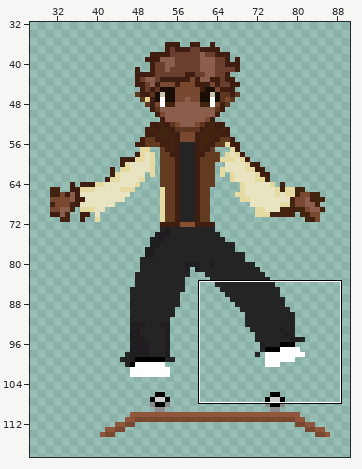
Pixel-art file -- Acesprite/Skateboard/Skateboard_Heelflip.aseprite. The first picture is a wide view before the edit; the outline marks the close-up.
Close-up. Before the commit:
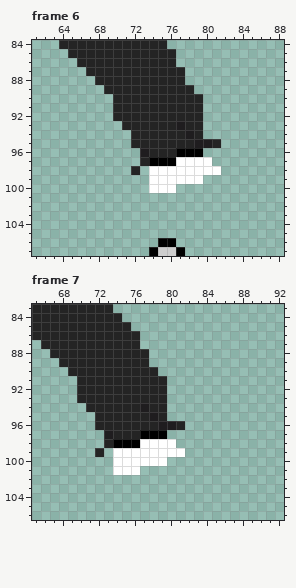
128x128 pixels, 9 frames. Colours within 5 levels of each other are drawn and written as one. Shown: frame 6: x 61..88, y 84..107; frame 7: x 65..92, y 83..106. The wide view leaves out empty margins. The commit also changed other frames or places, which this record leaves out.
Once edited:
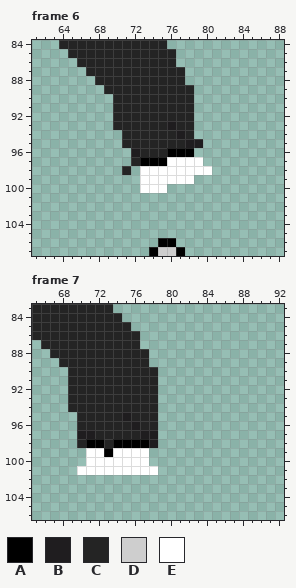
Palette (. is transparent): A #000000  B #1f1d1f  C #242424  D #cecece  E #ffffff
Change:
Frame 6, layer "Layer 1":
The author changed colour C to colour A in row 96 at x 76; in row 97 at x 73.
Colour B now appears in row 96 at x 72.
The author changed colour C to colour B in row 93 at x 76; in row 94 at x 77; in row 95 at x 78.
Colour C now appears in row 93 at x 70; in rows 94 to 95 at x 71; in row 97 at x 72; in row 98 at x 71.
The author changed colour B to colour C in row 93 at x 77; in row 94 at x 78; in row 96 at x 73.
Colour E now appears in rows 98 to 100 at x 73.
The author changed colour A to colour E in row 97 at x 76.
Colour A is gone in row 96 at x 79.
Colour B is gone in row 95 at x 80.
Colour C is gone in rows 90 to 94 at x 79; in row 95 at x 81; in row 98 at x 72.
Colour E is gone in row 97 at x 80; in row 98 at x 81; in row 99 at x 79; in row 100 at x 76.
Frame 7, layer "Layer 1":
Colour A now appears in row 98 at x 71 to 72; in row 99 at x 73.
The author changed colour E to colour A in row 98 at x 77.
Colour B now appears in row 97 at x 70 to 71.
The author changed colour A to colour B in row 97 at x 77 to 78.
The author changed colour C to colour B in row 95 at x 75; in row 96 at x 76.
The author changed colour E to colour B in row 98 at x 78.
Colour C now appears in rows 91 to 93 at x 69; in row 94 at x 69 to 70; in rows 95 to 96 at x 70 to 71; in row 97 at x 72; in row 98 at x 70.
The author changed colour B to colour C in row 94 at x 77; in row 95 at x 78; in row 97 at x 73.
Colour E now appears in row 99 at x 71; in row 100 at x 71 to 73; in row 101 at x 70 to 73 and 77 to 78.
The author changed colour C to colour E in row 99 at x 72.
Colour A is gone in row 97 at x 79.
Colour B is gone in row 96 at x 79 to 80.
Colour C is gone in rows 91 to 95 at x 79; in row 96 at x 81.
Colour E is gone in row 98 at x 79 to 80; in row 99 at x 78 to 81; in row 100 at x 78 to 79.
Boxes around the changes in both close-ups, in picture pixels (x1, y1, x2, y2):
changed: (113, 94, 221, 193)
changed: (68, 376, 185, 475)
